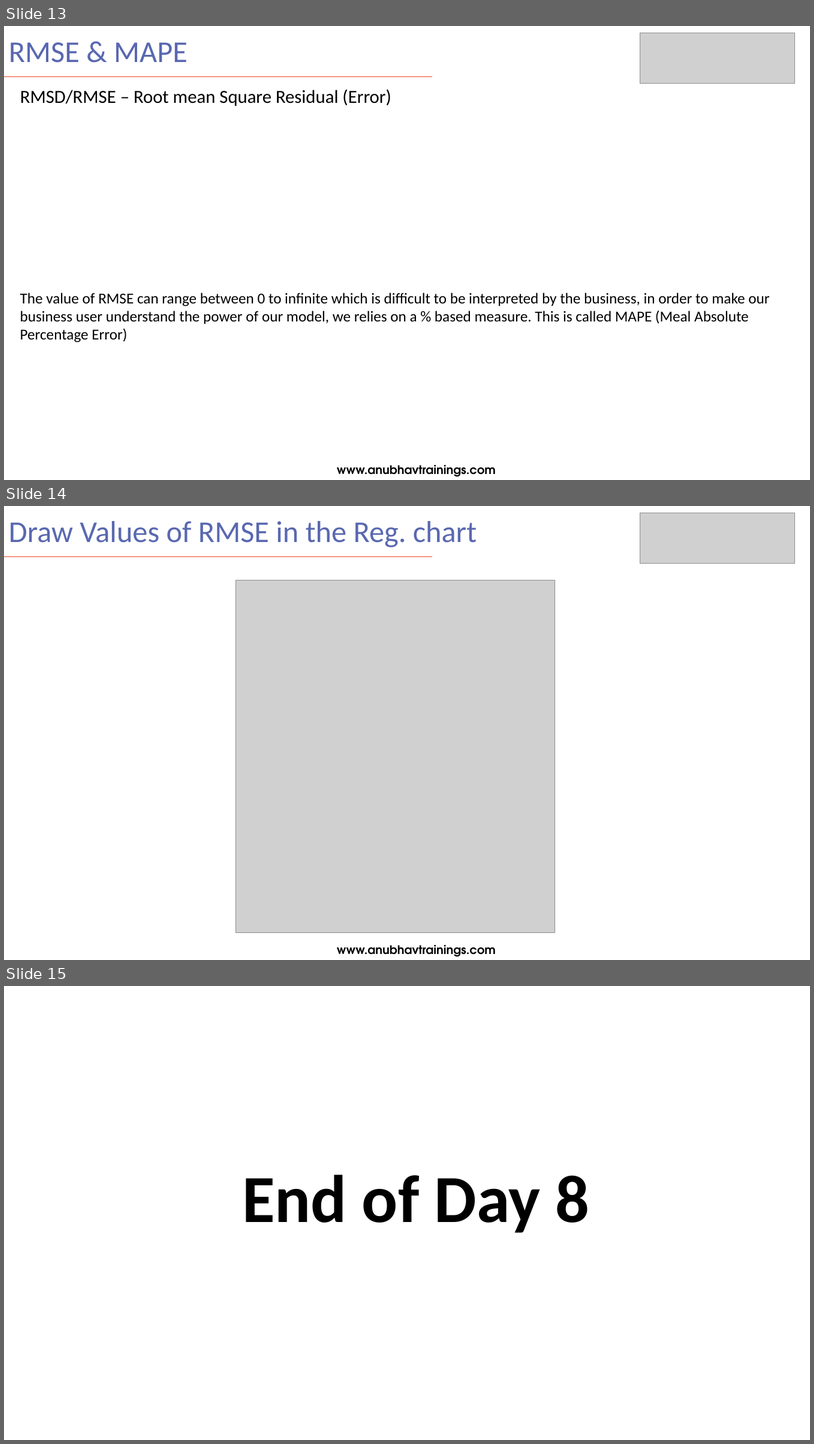
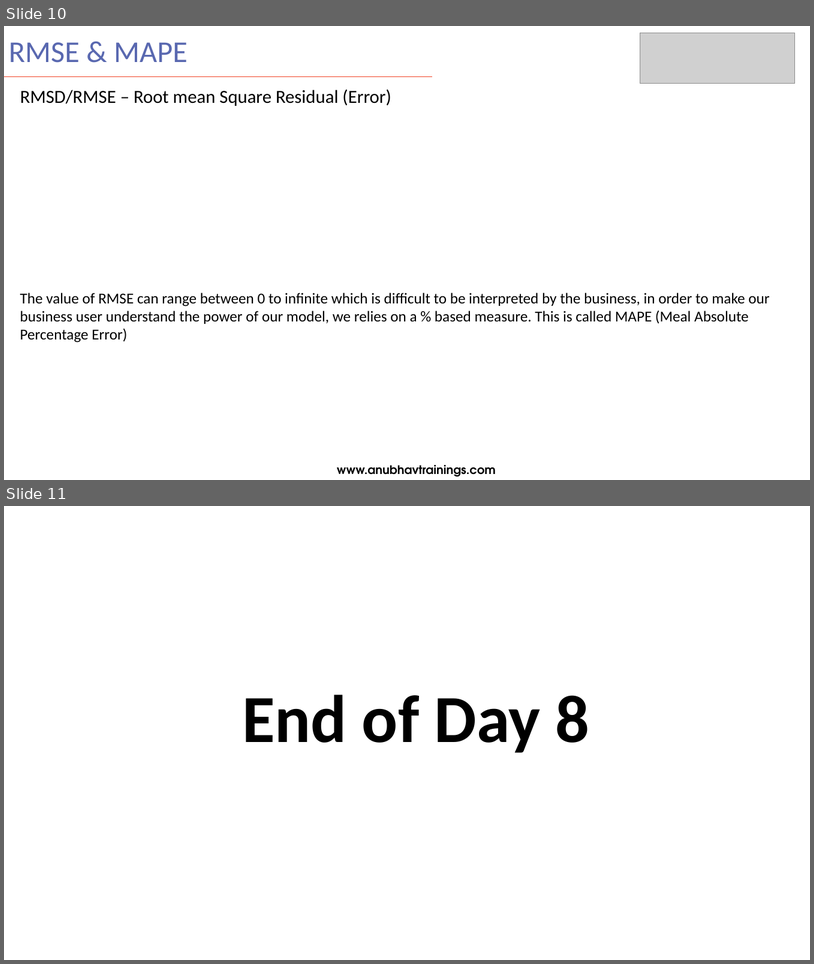
Before and after one commit to samui5/saccorptraining, a slide deck: day 8/SAC_Training Day 8.pptx. Shown one above the other, each under a label of ours: slides 13, 14 and 15 before the commit, slides 10 and 11 after it. The pictures are 814x1444 and 814x964 pixels, drawn with LibreOffice and Linux fonts; fonts in the diff are those of the drawing; grey boxes stand for pictures. Boxes give left, top, right and bottom in pixels: in the first picture for what was removed or moved away, otherwise in the second. Text is boxed around its words. In the diff, an @@ line names an element or a change of style, - is before the commit and + after.

```diff
--- a/day 8/SAC_Training Day 8.pptx
+++ b/day 8/SAC_Training Day 8.pptx
@@ slide 14 removed at (x1=4, y1=506, x2=810, y2=960), background #FFFFFF @@
@@ title removed at (x1=9, y1=521, x2=477, y2=547) @@
-Draw Values of RMSE in the Reg. chart
@@ picture removed at (x1=641, y1=513, x2=795, y2=564) @@
@@ line removed from (4, 557) to (433, 557) @@
@@ picture removed at (x1=236, y1=580, x2=555, y2=933) @@
@@ text removed at (x1=337, y1=945, x2=496, y2=957) @@
-www.anubhavtrainings.com
@@ what was slide 13 is now slide 10 @@
@@ what was slide 15 is now slide 11 @@
```
Also in this commit, not shown: 3 other slides removed.
